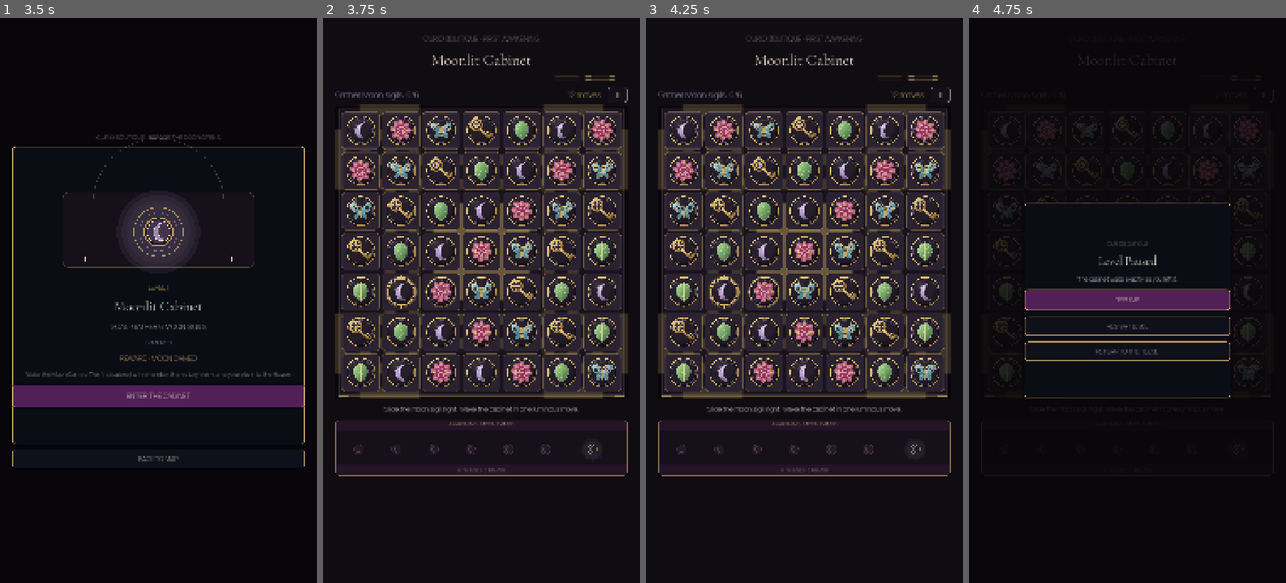
Above: before the commit, frames 1-4 (left to right).
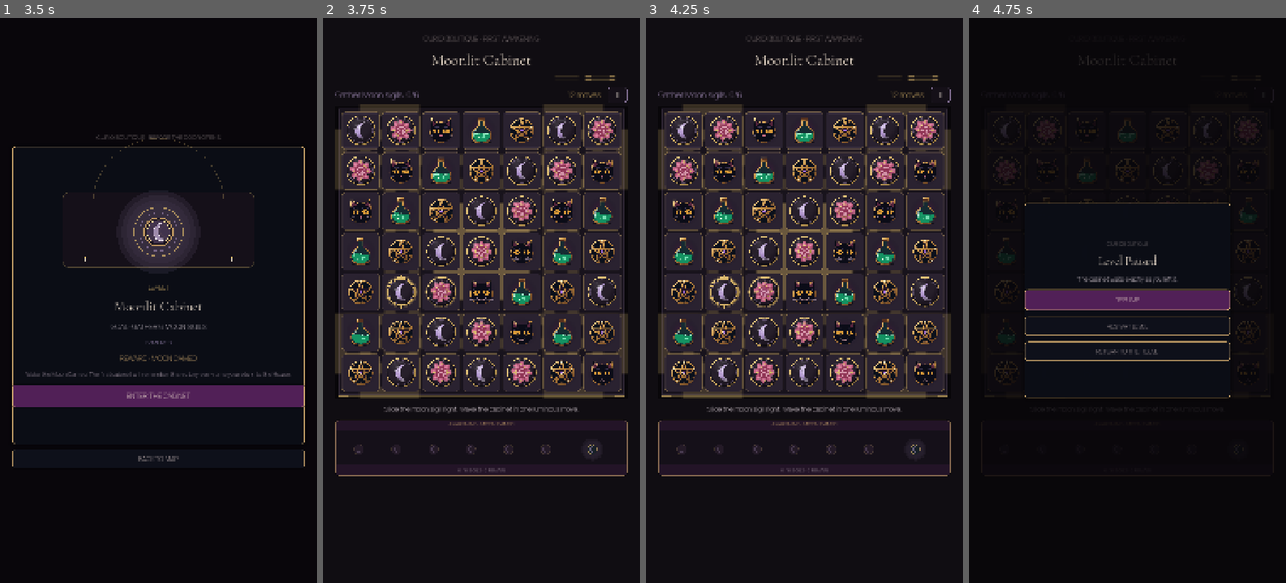
Above: after the commit, the same moments.

Repository: Jay-prodesign/akilta-match3
Game: Godot game, scene res://src/app/app_bootstrap.tscn
Two runs of this game, one before a commit and one after it. Both use one fixed random seed, a clock stepped at 60 frames per second and the inputs below.
Inputs:
- Up to frame 1 (3.5 s): click "RELIQUARY · 0 / 3" at 0.5 s; click "BACK TO THE HOUSE" at 1.25 s; click "OPEN CURIO MAP" at 2 s; click "1" at 2.75 s
- Up to frame 2 (3.75 s): click "ENTER THE CABINET" at 3.5 s
- Up to frame 3 (4.25 s): no input
- Up to frame 4 (4.75 s): click "Ⅱ" at 4.25 s

Frame 1 is identical in both runs. In frame 2, 8.1% of the frame differs, in the area x 7-93%, y 17-66%; in frame 3, 8.1%; in frame 4, 1.2%.

Commit message:
feat(level1): wire new cat potion pentagram assets into live match board

Diff:
--- a/src/match3/presentation/piece_asset_loader.gd
+++ b/src/match3/presentation/piece_asset_loader.gd
@@ -1,12 +1,14 @@
 class_name Match3PieceAssetLoader
 extends RefCounted
 
+# Visual replacement mapping keeps legacy deterministic Level 1 family IDs intact.
+# This is a transitional visual skin, NOT the final family taxonomy.
 const PATHS := {
 	"moon": "res://assets/pieces/moon_sigil.svg",
 	"rose": "res://assets/pieces/thorn_rose.svg",
-	"moth": "res://assets/pieces/luna_moth.svg",
-	"key": "res://assets/pieces/curio_key.svg",
-	"leaf": "res://assets/pieces/night_ivy.svg",
+	"moth": "res://assets/pieces/black_cat.svg",
+	"key": "res://assets/pieces/potion.svg",
+	"leaf": "res://assets/pieces/pentagram.svg",
 }
 
 static var _textures: Dictionary = {}
@@ -42,7 +44,7 @@
 		loaded[family] = texture(String(family)) != null
 	return {
 		"source": "AKILTA first-party original SVG",
-		"status": "art_direction_candidate_v2",
+		"status": "north_star_transitional_skin_v1",
 		"paid_dependency": false,
 		"fallback": "owned_procedural_renderer",
 		"families": loaded,
